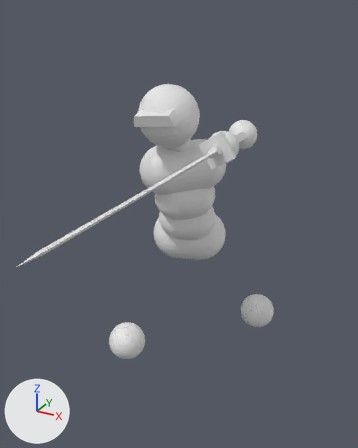
The glTF model assets/models/simple_combat_char.glb, before and after one commit.
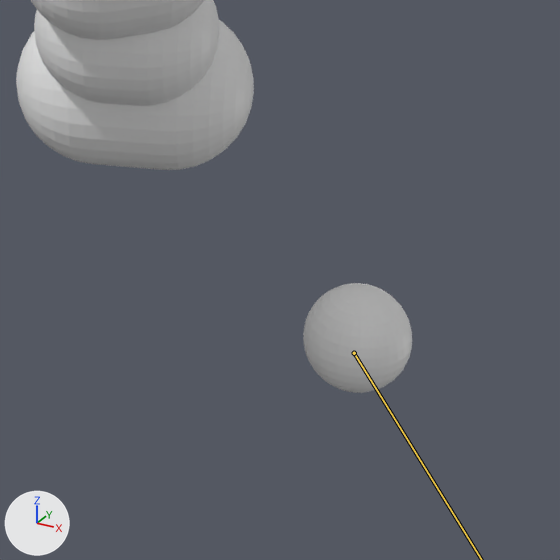
There are two pictures of each version: one whole from a camera (50 mm lens) standing at (1.123, -2.462, 1.766) and looking at (0.127, -0.65, 0.86), one close up on the part from 41% to 89% of the width and 46% to 84% of the height. The axes (+X, +Y, +Z) are drawn at lower left. The lights are the same throughout. Both versions are drawn at frame 24 of the action 'Sample_attack'; the numbers are the values there. The bones that change are drawn over the model as lines in the close-ups.

Names of what the first close-up shows: 'Body'.
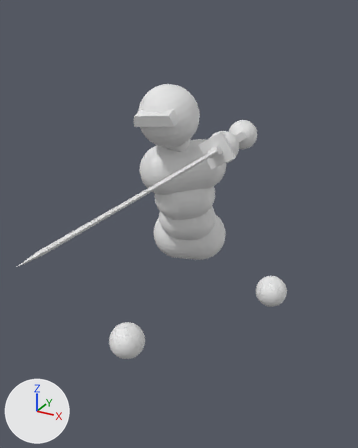
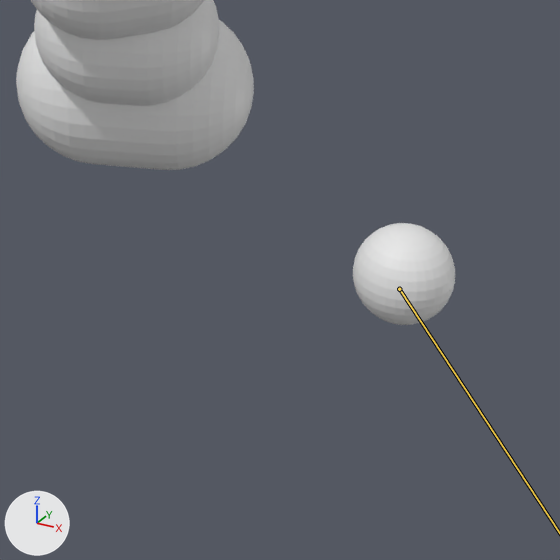
Diff of the bpy script that builds the scene:
```diff
--- a/assets/models/simple_combat_char.glb.py
+++ b/assets/models/simple_combat_char.glb.py
@@ bone_foot_l @@
 bone_foot_l = bpy.data.objects['Armature'].pose.bones['Foot.L']  # child of 'Root bone'
-bone_foot_l.location = (-0.142, -0.344, 0.352)
+bone_foot_l.location = (-0.23, -0.558, 0.455)
```

Boxes [x1, y1, x2, y2] around the edits, measured in the close-ups (560 x 560 px):
'Body', posed: before [16, 0, 412, 393]; after [16, 0, 455, 325]
